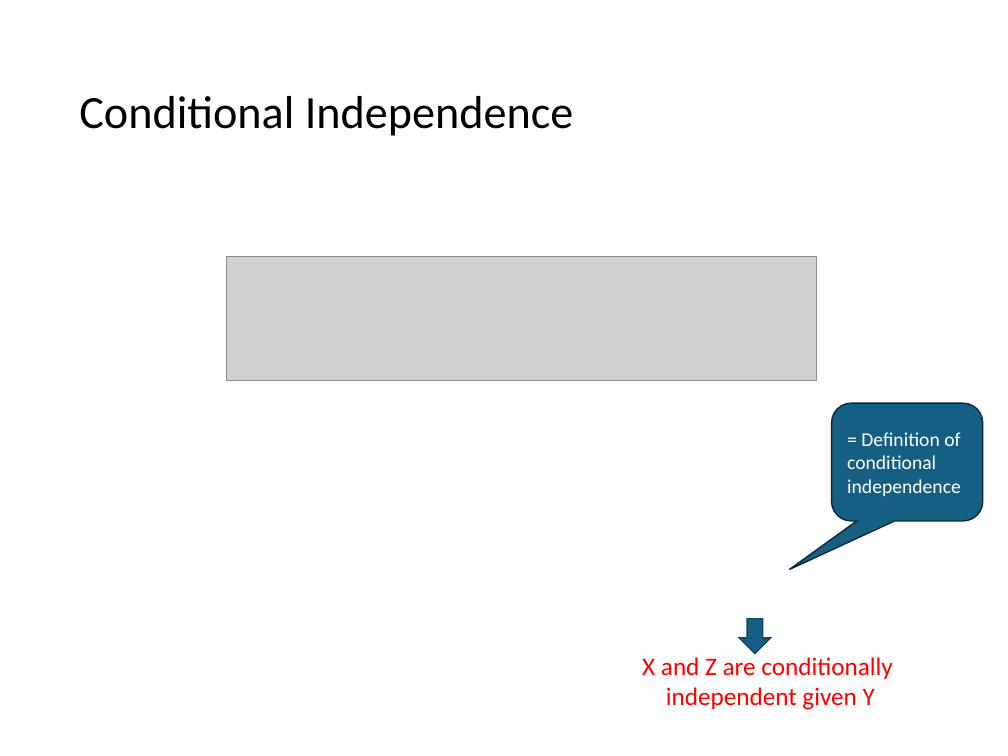
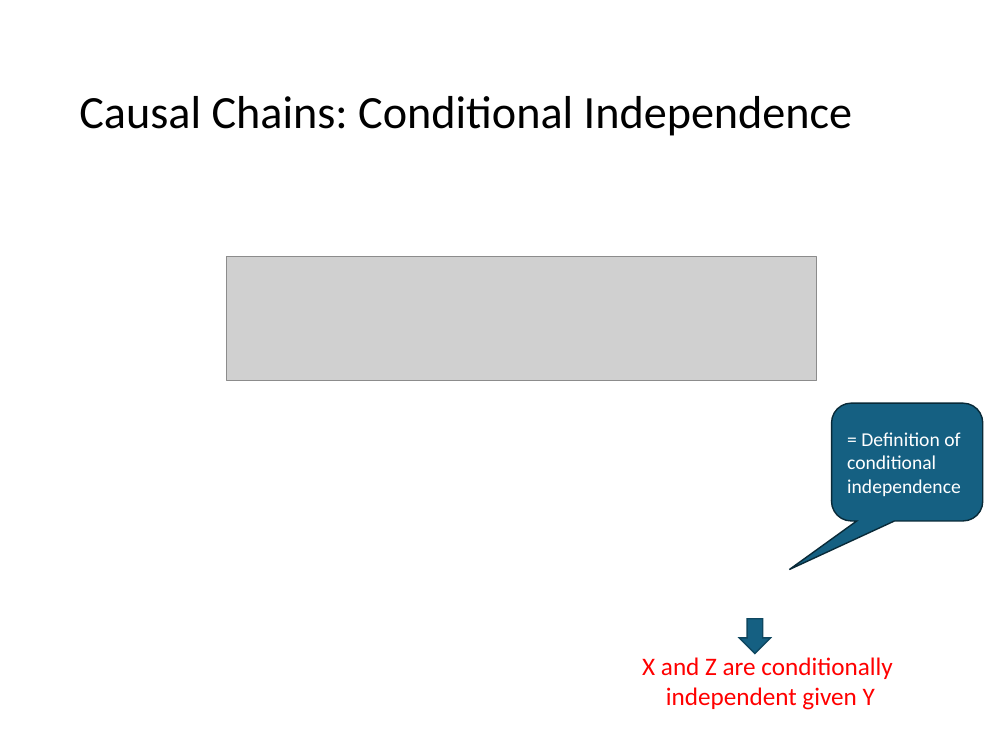
Before and after one commit to mhahsler/CS7320-AI, a slide deck: slide 10 of slides/13_bayes_nets.pptx (slide 15 before the commit). Drawn at 1008x756 pixels with LibreOffice and Linux fonts; fonts in the diff are those of the drawing; grey boxes stand for pictures. Boxes give left, top, right and bottom in pixels: in the first picture for what was removed or moved away, otherwise in the second. Text is boxed around its words. In the diff, an @@ line names an element or a change of style, - is before the commit and + after.

```diff
--- a/slides/13_bayes_nets.pptx
+++ b/slides/13_bayes_nets.pptx
@@ title at (x1=79, y1=96, x2=852, y2=136): text changed @@
-Conditional Independence
+Causal Chains: Conditional Independence
```
Also in this commit, not shown: 19 other slides changed, 16 other files.
